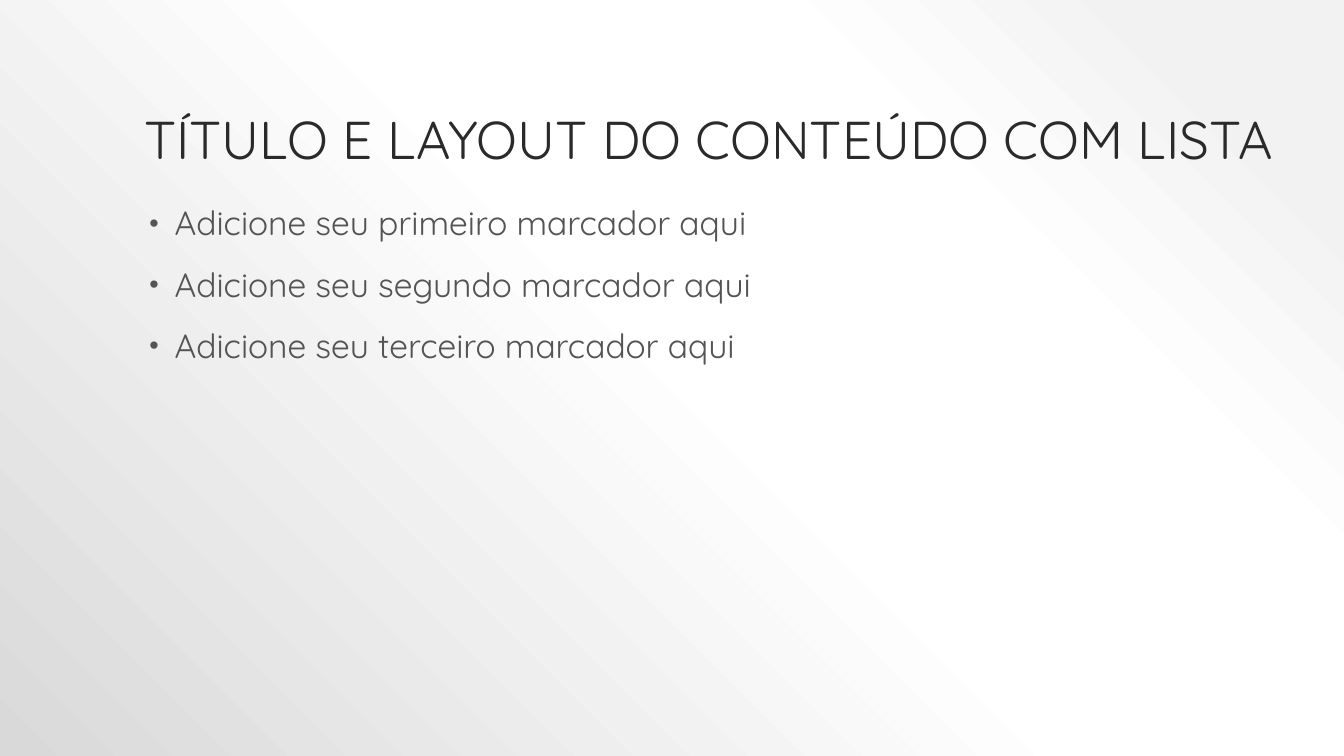
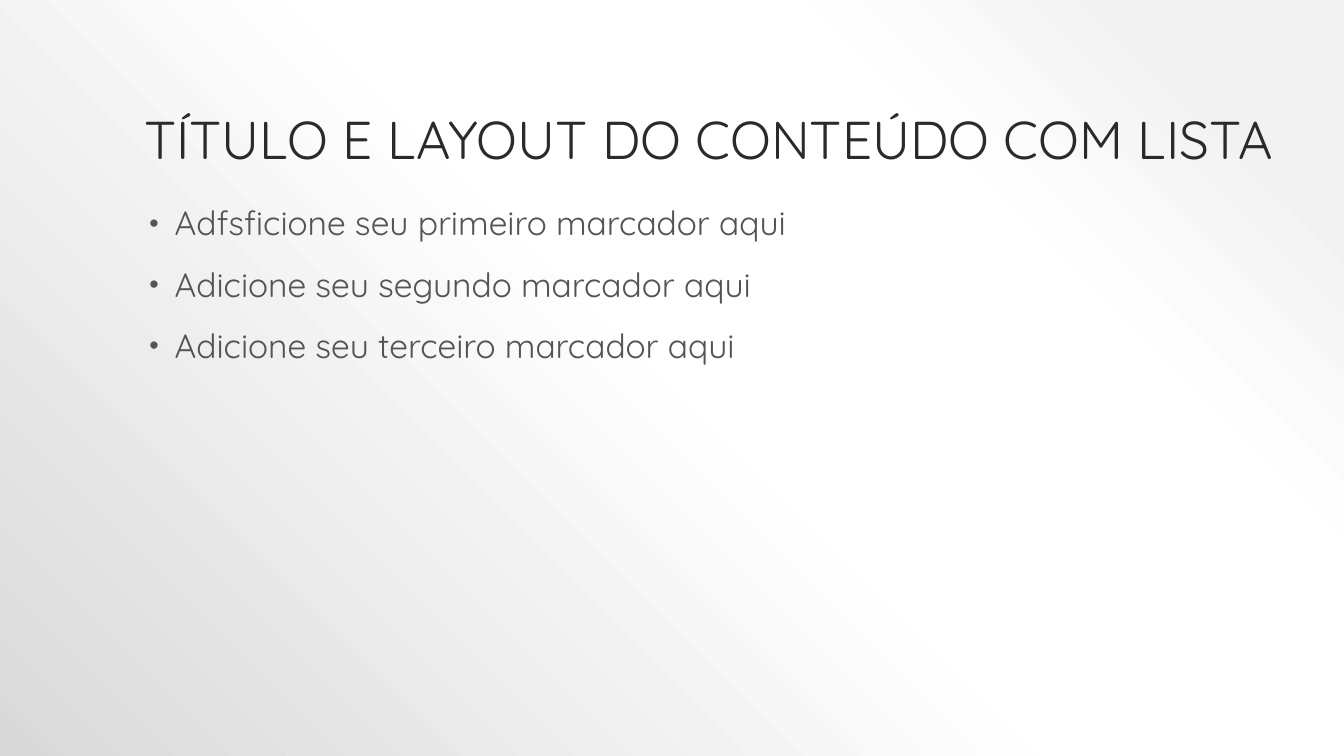
Before and after one commit to ChristianARamos/Empreendimentos-Resenha, a slide deck: slide 2 of Conhecimento e Metas de empreendedorismo.pptx. Drawn at 1344x756 pixels with LibreOffice and Linux fonts; fonts in the diff are those of the drawing. Boxes give left, top, right and bottom in pixels: in the first picture for what was removed or moved away, otherwise in the second. Text is boxed around its words. In the diff, an @@ line names an element or a change of style, - is before the commit and + after.

Commit message:
1.1.3

```diff
--- a/Conhecimento e Metas de empreendedorismo.pptx
+++ b/Conhecimento e Metas de empreendedorismo.pptx
@@ text at [175, 210, 786, 242]: text changed @@
-• Adicione seu primeiro marcador aqui
+• Adfsficione seu primeiro marcador aqui
```
